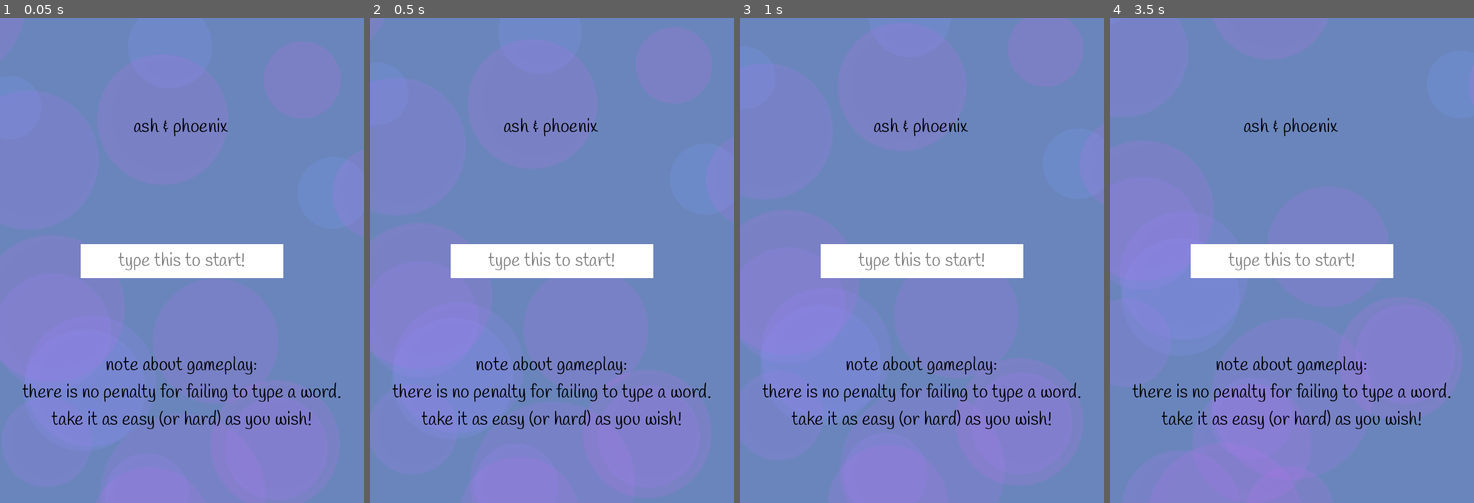
Above: before the commit, frames 1-4 (left to right).
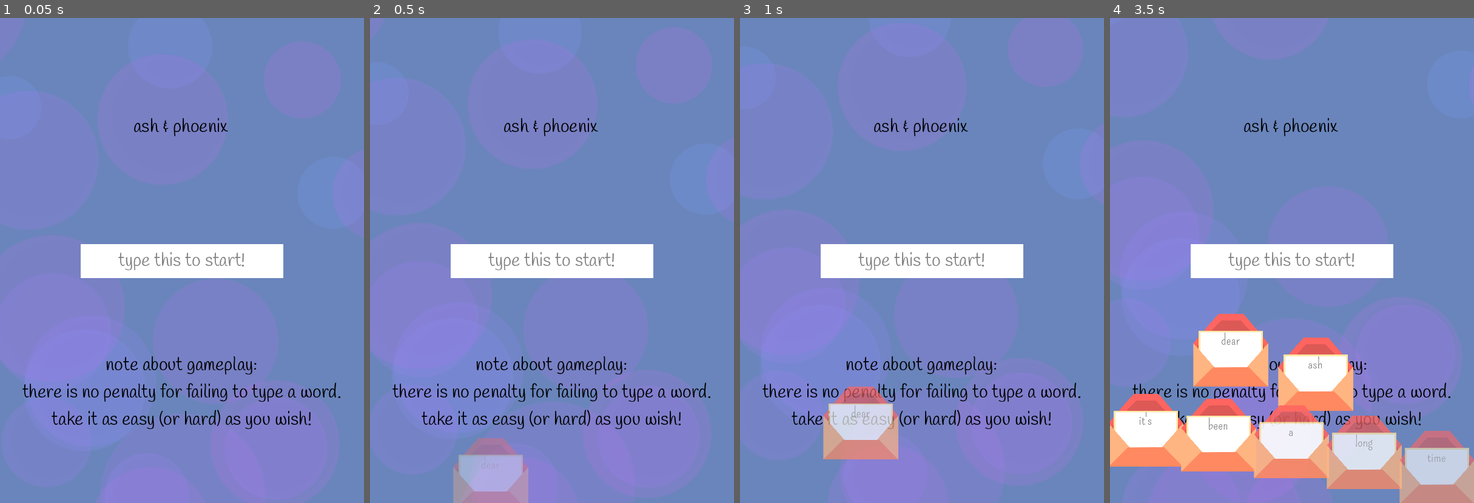
Above: after the commit, the same moments.

Repository: HoneyPony/ash-and-phoenix
Game: Godot game, scene res://game.tscn
The game is run twice, just before and just after one commit, with the same random seed, the same clock (stepped at 60 frames per second) and the same inputs.
Inputs:
- Up to frame 1 (0.05 s): no input
- Up to frame 2 (0.5 s): no input
- Up to frame 3 (1 s): tap Enter at 0.5 s
- Up to frame 4 (3.5 s): no input

Frame 1 is identical in both runs. In frame 2, 2.4% of the frame differs, in the area x 22-44%, y 86-100%; in frame 3, 2.7%; in frame 4, 19%, in the area x 0-100%, y 61-100%.

Commit message:
finishing tweaks... remove chaos music

Diff:
--- a/game.tscn
+++ b/game.tscn
@@ -51,7 +51,7 @@
 }
 tracks/1/type = "audio"
 tracks/1/imported = false
-tracks/1/enabled = true
+tracks/1/enabled = false
 tracks/1/path = NodePath("ChaosMusic")
 tracks/1/interp = 1
 tracks/1/loop_wrap = true
@@ -351,7 +351,7 @@
 bus = &"Music"
 
 [node name="ChaosMusic" type="AudioStreamPlayer" parent="."]
-volume_db = -8.0
+volume_db = -16.0
 bus = &"Music"
 
 [node name="BGSrc" type="ColorRect" parent="."]
--- a/global.gd
+++ b/global.gd
@@ -81,7 +81,7 @@
 
 
 # Stores the game data
-var game_data = [
+var game_dataaaa = [
 	WAIT(), # wait for entry button
 
 	CHANGE_ASH(),
@@ -516,7 +516,6 @@
 	WORD("pet", 4.0, 120, 120),
 	WORD("dog!", 4.4, 240, 120),
 
-
 	WAIT(),
 	WORD("i", 0, -210),
 	WORD("know", 0.4, -70),
@@ -530,7 +529,12 @@
 	WORD("at", 4.4, 60, 60),
 	WORD("length", 4.9, 200, 60),
 
-	WORD("but", 6.0, 0, 60),
+	WORD("when", 5.3, -200, 120),
+	WORD("you", 5.5, -60, 120),
+	WORD("adopted", 5.7, 80, 120),
+	WORD("her", 5.9, 220, 120),
+
+	WORD("but", 7.0, 0, 120),
 
 
 	WAIT(),
@@ -699,13 +703,15 @@
 
 	WAIT(),
 	WORD("what", 0, -210),
-	WORD("a", 0.2, -120),
-	WORD("great", 0.4, 120),
+	WORD("a", 0.2, -70),
+	WORD("great", 0.4, 70),
 	WORD("dog!", 0.6, 210),
 	WAIT(),
 
 	TIME_PASS(16),
-
+	]
+
+var game_data = [
 	CHANGE_PHOENIX(),
 
 	WORD("dear", 0.0, -100, 0),
